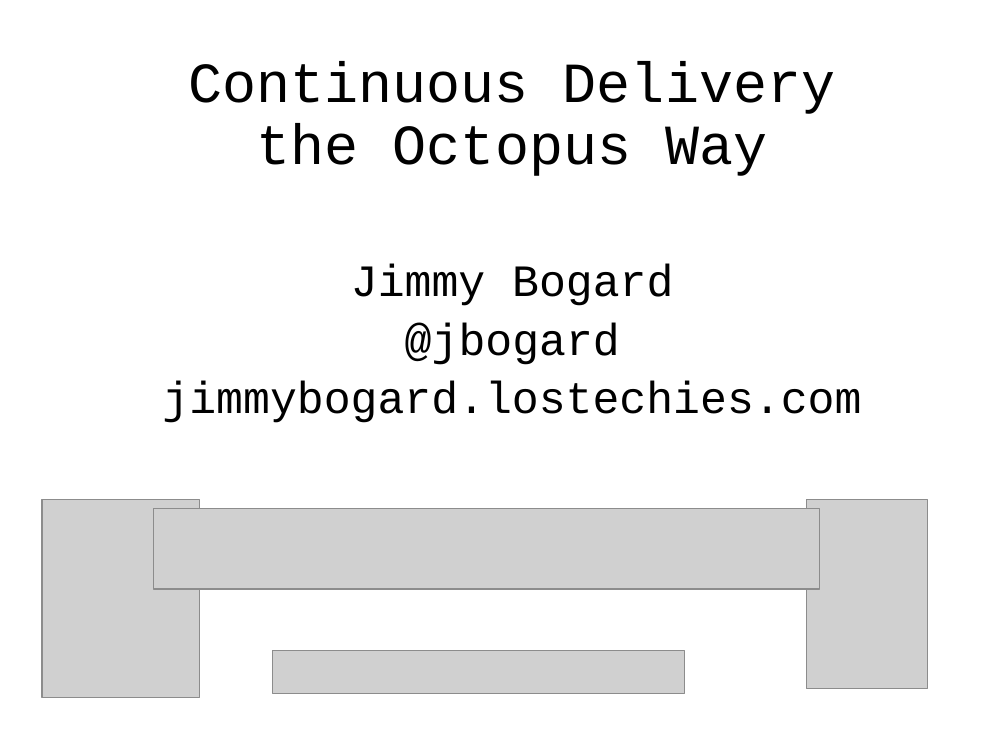
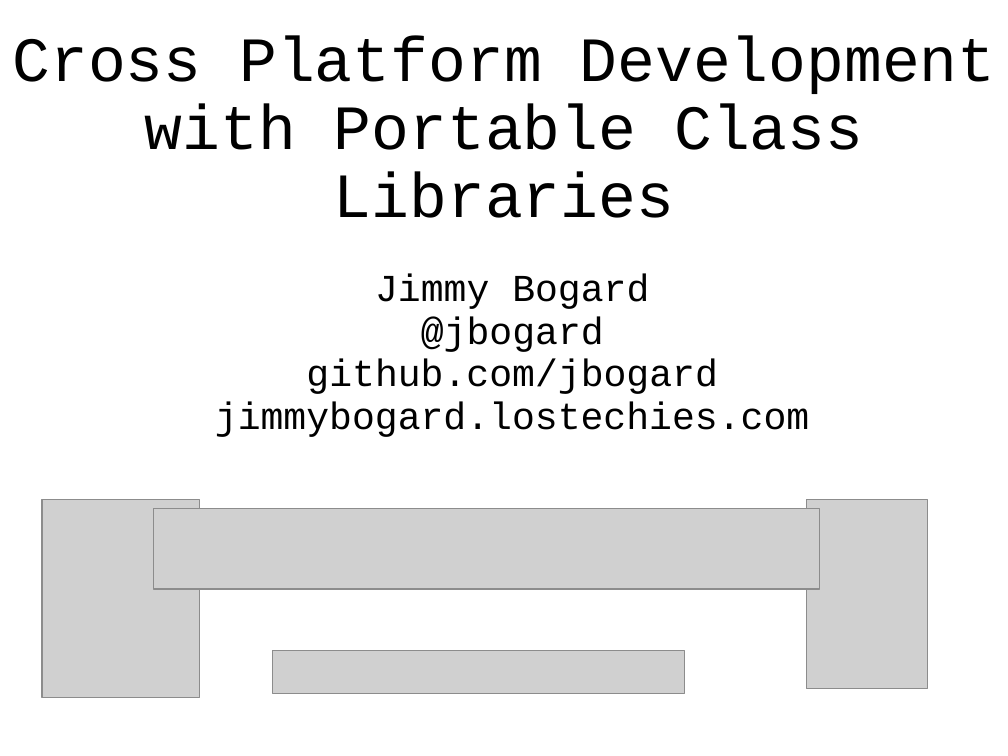
Before and after one commit to jbogard/presentations, a slide deck: slide 1 of CrossPlatformDev/CrossPlatformDev.pptx. Drawn at 1008x756 pixels with LibreOffice and Linux fonts; fonts in the diff are those of the drawing; grey boxes stand for pictures. Boxes give left, top, right and bottom in pixels: in the first picture for what was removed or moved away, otherwise in the second. Text is boxed around its words. In the diff, an @@ line names an element or a change of style, - is before the commit and + after.

```diff
--- a/CrossPlatformDev/CrossPlatformDev.pptx
+++ b/CrossPlatformDev/CrossPlatformDev.pptx
@@ title "Cross Platform Development with Portable ..." at <box>13,36,996,218</box>: vertical alignment bottom to top @@
@@ title at <box>13,36,996,218</box>: text changed; size 40.5 to 45 pt @@
-Continuous Delivery
-the Octopus Way
+Cross Platform Development with Portable Class Libraries
@@ subtitle "Jimmy Bogard": place and size @@
-subtitle "Jimmy Bogard" at <box>162,264,861,423</box>
+subtitle "Jimmy Bogard" at <box>215,274,809,437</box>
@@ subtitle at <box>215,274,809,437</box>: size 32 to 27.2 pt in "Jimmy Bogard", "@jbogard", "jimmybogard.lostechies.com"; line spacing 0.9 to 0.7 @@
@@ subtitle at <box>306,359,717,394</box>: paragraph added @@
+github.com/jbogard
```
Also in this commit, not shown: 6 slides added, 4 slides removed, 27 other files.
